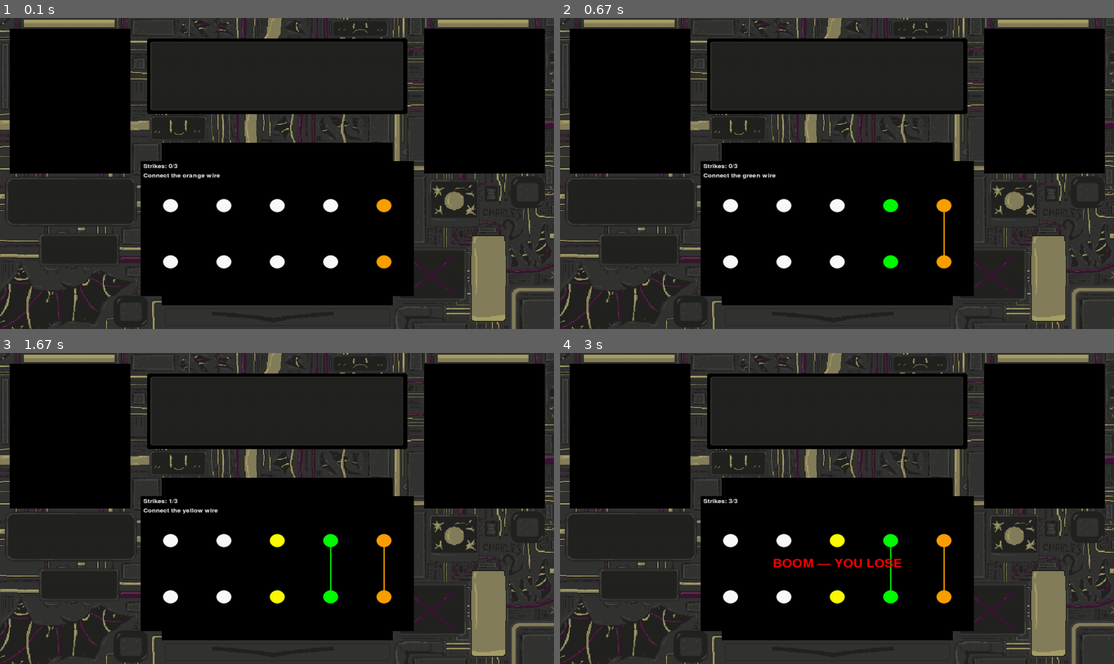
Above: before the commit, frames 1-4 (two rows, left to right).
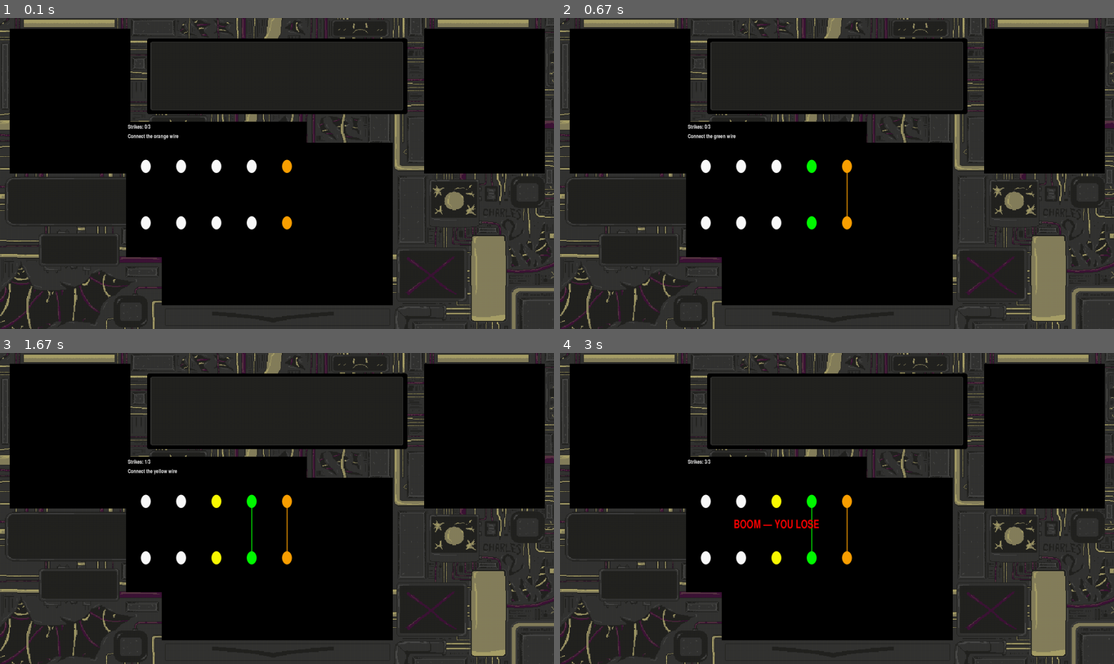
Above: after the commit, the same moments.

Repository: charles-kahlenberg/Bomb-defusal
Game: pygame game, started from Wires GUI.py
Two runs of this game, one before a commit and one after it. Both use one fixed random seed, a clock stepped at 60 frames per second and the inputs below.
Inputs:
- Up to frame 1 (0.1 s): no input
- Up to frame 2 (0.67 s): tap 5 at 0.33 s
- Up to frame 3 (1.67 s): tap 1 at 0.67 s; tap 4 at 1.5 s
- Up to frame 4 (3 s): tap 1 at 1.83 s; tap 5 at 2.17 s

The runs differ from the first frame. In frame 1, 7.2% of the frame differs, in the area x 22-75%, y 33-90%; in frame 2, 7.3%; in frame 3, 7.4%; in frame 4, 7.8%.

Commit message:
fixed resolutions???

Diff:
--- a/Safe Game.py
+++ b/Safe Game.py
@@ -217,7 +217,7 @@
 
     intro_bg = pygame.image.load("base.png").convert()
     intro_bg = pygame.transform.scale(intro_bg, main_screen.get_size())
-    minigame_rect = pygame.Rect(260, 265, 505, 250)
+    minigame_rect = pygame.Rect(233, 192, 334, 251)
 
     def show_frame():
         main_screen.blit(intro_bg, (0, 0))
--- a/Wires GUI.py
+++ b/Wires GUI.py
@@ -370,7 +370,7 @@
 
     intro_bg = pygame.image.load("base.png").convert()
     intro_bg = pygame.transform.scale(intro_bg, main_screen.get_size())
-    minigame_rect = pygame.Rect(260, 265, 505, 250)
+    minigame_rect = pygame.Rect(233, 192, 334, 251)
 
     def show_frame():
         main_screen.blit(intro_bg, (0, 0))
